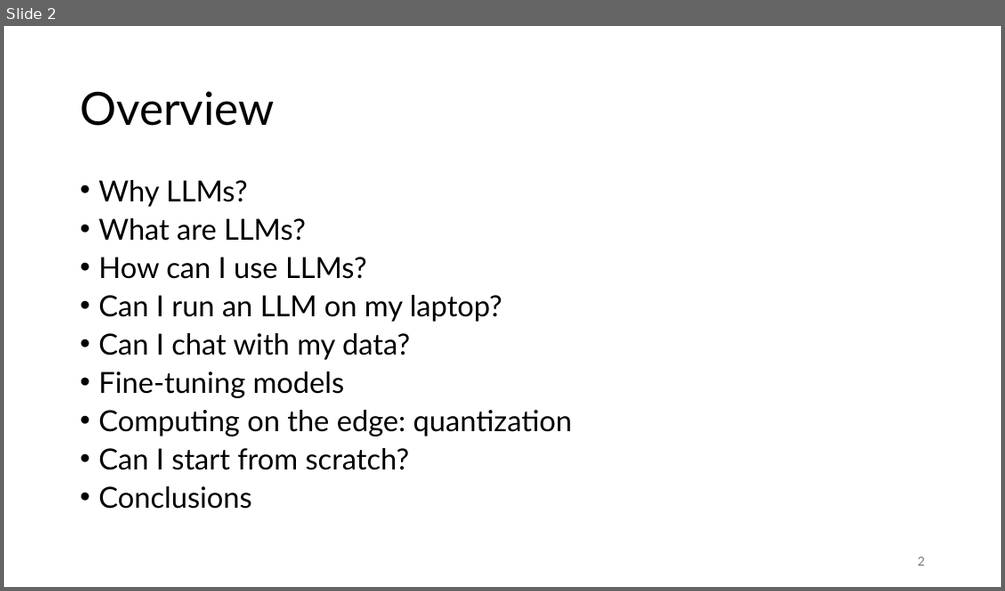
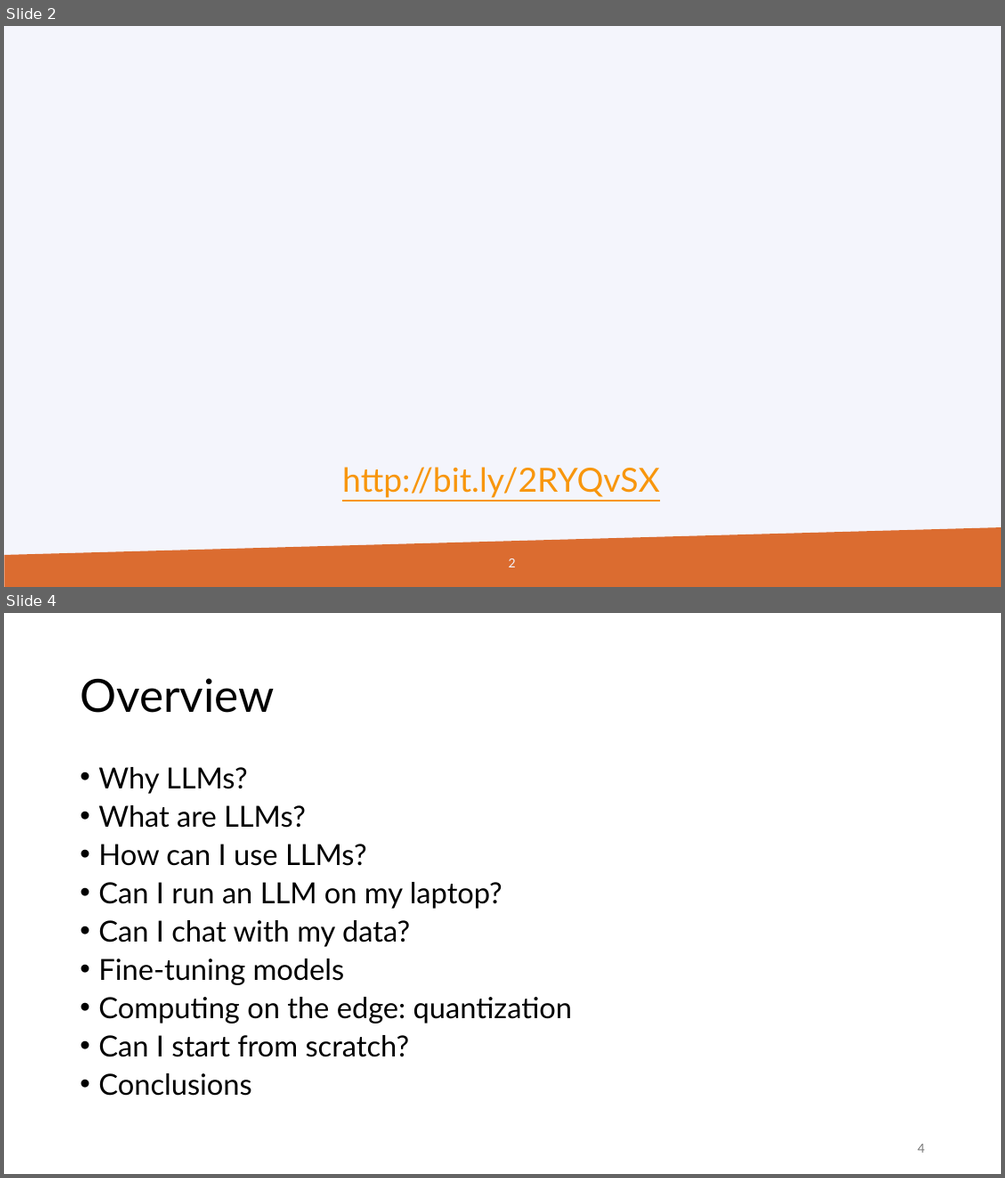
Before and after one commit to gjbex/Deploying-LLMs-locally, a slide deck: local_LLMs.pptx. Shown one above the other, each under a label of ours: slide 2 before the commit, slides 2 and 4 after it; the slides between them are not shown. The pictures are 1005x591 and 1005x1178 pixels, drawn with LibreOffice and Linux fonts; fonts in the diff are those of the drawing; background and template pictures are left out. Boxes give left, top, right and bottom in pixels: in the first picture for what was removed or moved away, otherwise in the second. Text is boxed around its words. In the diff, an @@ line names an element or a change of style, - is before the commit and + after.

```diff
--- a/local_LLMs.pptx
+++ b/local_LLMs.pptx
@@ slide 2 added at [4,26,1001,587], background #F4F5FC @@
@@ text added at [342,467,660,498], 32 pt, text #F8960D, underline @@
+http://bit.ly/2RYQvSX
@@ freeform shape added at [4,527,1001,587], fill #DB6C30 @@
@@ page number added at [509,558,516,567], 12 pt, text #F4F5FC @@
+2
@@ what was slide 2 is now slide 4 @@
@@ page number at [917,1143,924,1152]: text changed @@
-2
+4
```
Also in this commit, not shown: 2 slides changed, 7 other slides added, 1 slide removed.
